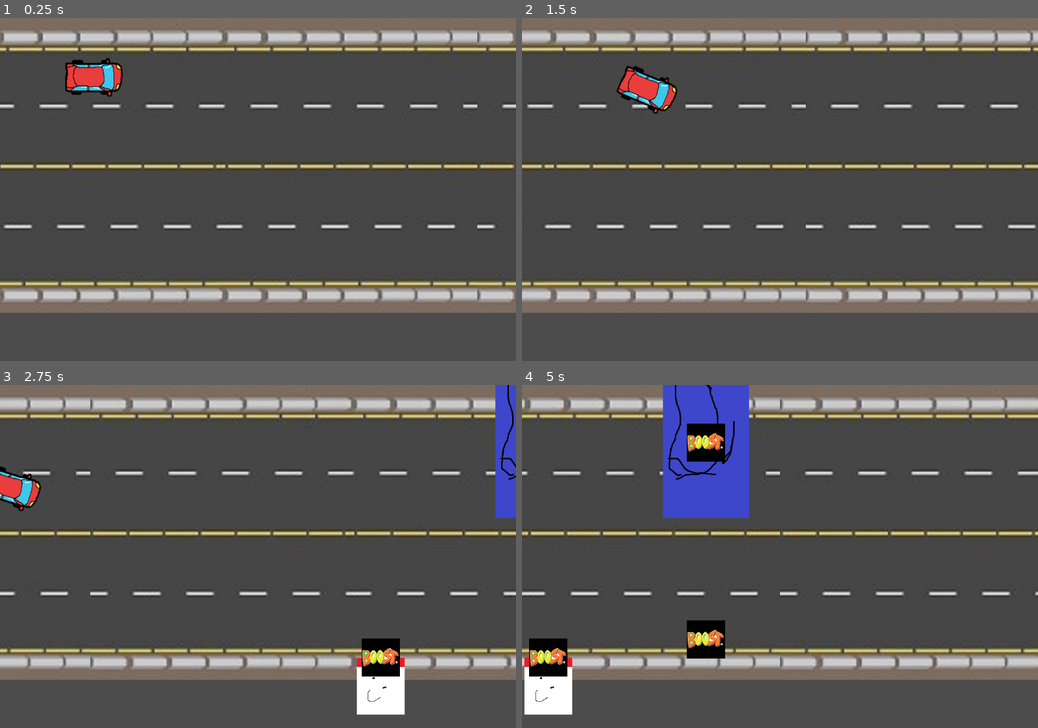
Above: before the commit, frames 1-4 (two rows, left to right).
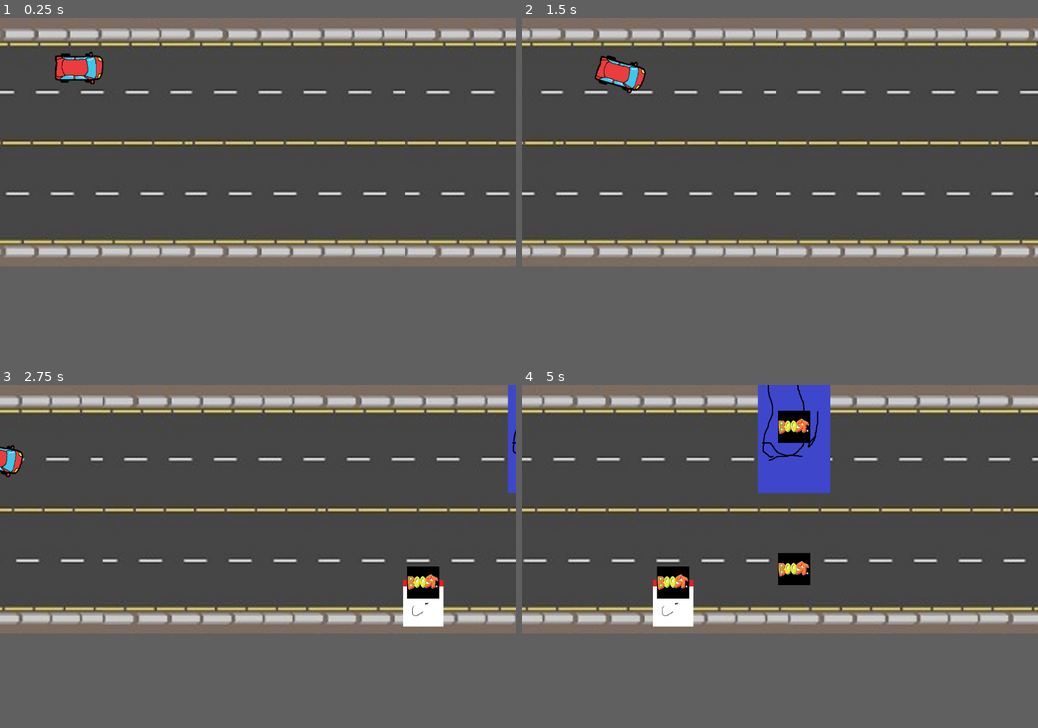
Above: after the commit, the same moments.

Repository: Bash-09/CarGame
Game: Godot game, scene res://scenes/Map.tscn
The game is run twice, just before and just after one commit, with the same random seed, the same clock (stepped at 60 frames per second) and the same inputs.
Inputs (mouse positions are in pixels of both pictures, inside the frame that each line leads up to):
- Up to frame 1 (0.25 s): no input
- Up to frame 2 (1.5 s): move the mouse to (893, 172) at 0.52 s; click (893, 172) at 0.67 s; move the mouse to (676, 206) at 1.27 s; click (676, 206) at 1.42 s
- Up to frame 3 (2.75 s): move the mouse to (309, 481) at 2.02 s; click (309, 481) at 2.17 s
- Up to frame 4 (5 s): move the mouse to (754, 625) at 2.77 s; click (754, 625) at 2.92 s; move the mouse to (934, 607) at 3.52 s; click (934, 607) at 3.67 s; move the mouse to (625, 505) at 4.27 s; click (625, 505) at 4.42 s
In our replay, the window is 800x533 before the commit and 800x386 after it. These sizes can differ from the game's own. Grey fills any space a smaller window leaves; there, only what the larger window draws over its background counts as a difference.

The runs differ from the first frame. In frame 1, 30% of the frame differs, in the area x 0-100%, y 3-86%; in frame 2, 30%; in frame 3, 33%; in frame 4, 40%, in the area x 0-100%, y 0-97%.

Commit message:
Tidied scrolling code, added penalty for hitting obstacles

Diff:
--- a/Godot/project.godot
+++ b/Godot/project.godot
@@ -16,9 +16,9 @@
 
 [display]
 
-window/size/width=1080
-window/size/height=720
-window/size/fullscreen=true
+window/size/width=1280
+window/size/height=619
+window/size/resizable=false
 
 [gui]
 
--- /dev/null
+++ b/Godot/scenes/Background.gd
@@ -0,0 +1,7 @@
+extends TextureRect
+
+export var movespeed: float = 300;
+
+func _ready():
+	get_material().set_shader_param("width", texture.get_width())
+	get_material().set_shader_param("movespeed", movespeed)
--- a/Godot/scenes/Boost.gd
+++ b/Godot/scenes/Boost.gd
@@ -1,6 +1,6 @@
 extends Area2D
 
-export var movespeed = 330;
+export var movespeed = 300;
 
 func _ready():
 	pass
@@ -12,5 +12,5 @@
 	#Lmao we should increase the movespeed as time goes on, everything gets faster
 	position.x -= movespeed * delta
 	#Get rid of object if it leaves the screen
-	if position.x < -200:
+	if position.x < -$Sprite.texture.get_width():
 		queue_free()
--- a/Godot/scenes/Map.tscn
+++ b/Godot/scenes/Map.tscn
@@ -1,27 +1,30 @@
-[gd_scene load_steps=8 format=2]
+[gd_scene load_steps=9 format=2]
 
 [ext_resource path="res://assets/graphics/road_fixed.jpg" type="Texture" id=1]
 [ext_resource path="res://scenes/Player.tscn" type="PackedScene" id=2]
 [ext_resource path="res://scenes/Obstacle.tscn" type="PackedScene" id=3]
 [ext_resource path="res://scenes/Map.gd" type="Script" id=4]
 [ext_resource path="res://scenes/Boost.tscn" type="PackedScene" id=5]
+[ext_resource path="res://scenes/Background.gd" type="Script" id=6]
 
 [sub_resource type="Shader" id=1]
 code = "shader_type canvas_item;
 
-uniform vec2 direction = vec2(1.0, 0.0);
-uniform float speed_scale = 0.3;
+const vec2 direction = vec2(1.0, 0.0);
+
+uniform int width;
+uniform float movespeed;
 
 void fragment(){
-	vec2 move = direction * TIME * speed_scale;
+	vec2 move = direction * TIME * (movespeed / float(width));
 	COLOR = texture(TEXTURE, UV + move);
 
 }"
 
 [sub_resource type="ShaderMaterial" id=2]
 shader = SubResource( 1 )
-shader_param/direction = Vector2( 1, 0 )
-shader_param/speed_scale = 0.3
+shader_param/width = null
+shader_param/movespeed = null
 
 [node name="Map" type="Node"]
 script = ExtResource( 4 )
@@ -29,10 +32,11 @@
 
 [node name="TextureRect" type="TextureRect" parent="."]
 material = SubResource( 2 )
-margin_right = 2048.0
+margin_right = 1280.0
 margin_bottom = 619.0
 texture = ExtResource( 1 )
 stretch_mode = 2
+script = ExtResource( 6 )
 
 [node name="PlayerCar" parent="." instance=ExtResource( 2 )]
 position = Vector2( 102, 124 )
--- a/Godot/scenes/Obstacle.gd
+++ b/Godot/scenes/Obstacle.gd
@@ -1,6 +1,6 @@
 extends Area2D
 
-export var movespeed = 330;
+export var movespeed = 300;
 
 const images = [
 	preload("res://assets/graphics/obs1.png"),
@@ -22,7 +22,7 @@
 	#Lmao we should increase the movespeed as time goes on, everything gets faster
 	position.x -= movespeed * delta
 	#Get rid of object if it leaves the screen
-	if position.x < -200:
+	if position.x < -$Sprite.texture.get_width():
 		queue_free()
 
 
--- a/Godot/scenes/Player.gd
+++ b/Godot/scenes/Player.gd
@@ -2,15 +2,15 @@
 
 signal hit
 
-var max_velocity = 450
-var acceleration = 250
+var max_velocity = 400
+var acceleration = 200
 var deceleration_rate = 0.95
 var turn_rate = 4
 var boost: float = 0;
 
 #Exported some variables so we can easily tweak if needed
 export var movespeed = 300;
-export var boost_amount = 1.2;
+export var boost_amount = 1;
 export var boost_falloff_rate: float = 0.95; # Rate at which the boost falls off
 
 var velocity: Vector2 = Vector2.ZERO
@@ -89,6 +89,7 @@
 
 func die():
 	#Will do some sort of hurt animation, something
+	velocity = Vector2.ZERO
 	pass
 
 #Hit detection
